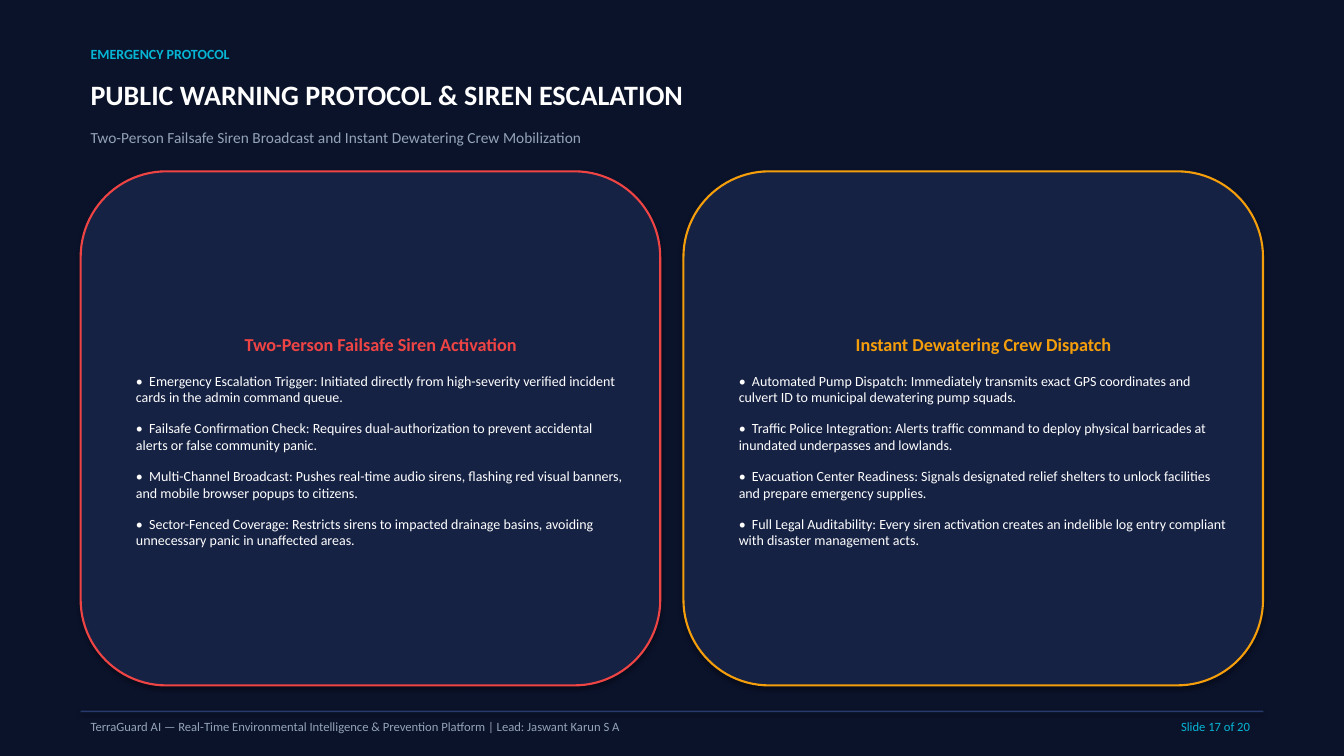
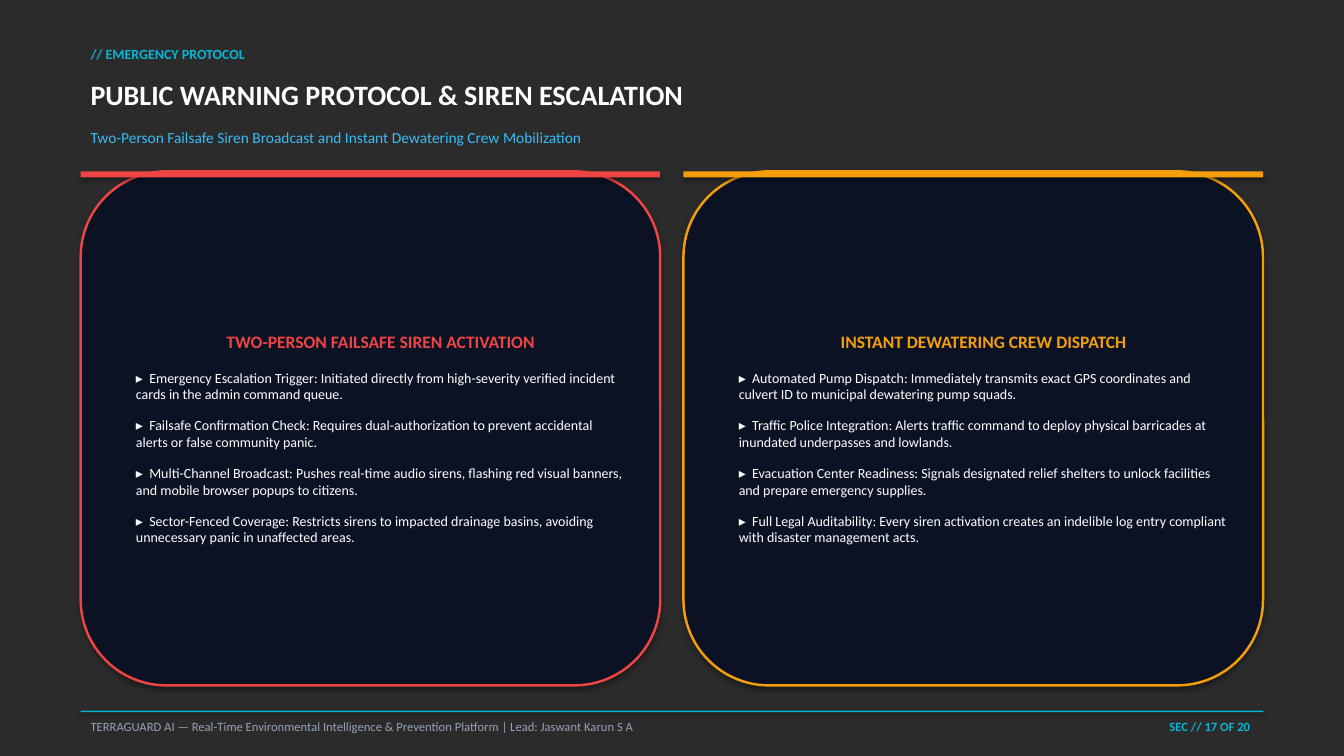
Before and after one commit to Jaswant-Karun/TerraGuard-AI, a slide deck: slide 17 of INFINEX_2K26_TerraGuard_AI_Presentation.pptx. Drawn at 1344x756 pixels with LibreOffice and Linux fonts; fonts in the diff are those of the drawing; background and template pictures are left out; a plain dark background stands for a picture behind light text. Boxes give left, top, right and bottom in pixels: in the first picture for what was removed or moved away, otherwise in the second. Text is boxed around its words. In the diff, an @@ line names an element or a change of style, - is before the commit and + after.

```diff
--- a/INFINEX_2K26_TerraGuard_AI_Presentation.pptx
+++ b/INFINEX_2K26_TerraGuard_AI_Presentation.pptx
@@ background #FFFFFF to picture (left out) @@
@@ rectangle removed at (x1=0, y1=0, x2=1344, y2=756) @@
@@ text at (x1=106, y1=50, x2=245, y2=59): text changed @@
-EMERGENCY PROTOCOL
+// EMERGENCY PROTOCOL
@@ text "Two-Person Failsafe Siren Broadcast and ..." at (x1=91, y1=132, x2=581, y2=146): text colour #94A3B8 to #38BDF8 @@
@@ rounded rectangle "TWO-PERSON FAILSAFE SIREN ACTIVATION" at (x1=81, y1=171, x2=660, y2=686): fill #162244 to #0B1224; outline #EF4444 1.5 pt to #EF4444 1.75 pt @@
@@ rectangle added at (x1=81, y1=171, x2=660, y2=177), fill #EF4444 @@
@@ rounded rectangle "INSTANT DEWATERING CREW DISPATCH" at (x1=684, y1=171, x2=1263, y2=686): fill #162244 to #0B1224; outline #F59E0B 1.5 pt to #F59E0B 1.75 pt @@
@@ rectangle added at (x1=684, y1=171, x2=1263, y2=177), fill #F59E0B @@
@@ text in rounded rectangle at (x1=136, y1=336, x2=622, y2=545): text changed @@
-Two-Person Failsafe Siren Activation
-• Emergency Escalation Trigger: Initiated directly from high-severity verified incident cards in the admin command queue.
-• Failsafe Confirmation Check: Requires dual-authorization to prevent accidental alerts or false community panic.
-• Multi-Channel Broadcast: Pushes real-time audio sirens, flashing red visual banners, and mobile browser popups to citizens.
-• Sector-Fenced Coverage: Restricts sirens to impacted drainage basins, avoiding unnecessary panic in unaffected areas.
+TWO-PERSON FAILSAFE SIREN ACTIVATION
+▸ Emergency Escalation Trigger: Initiated directly from high-severity verified incident cards in the admin command queue.
+▸ Failsafe Confirmation Check: Requires dual-authorization to prevent accidental alerts or false community panic.
+▸ Multi-Channel Broadcast: Pushes real-time audio sirens, flashing red visual banners, and mobile browser popups to citizens.
+▸ Sector-Fenced Coverage: Restricts sirens to impacted drainage basins, avoiding unnecessary panic in unaffected areas.
@@ text in rounded rectangle at (x1=739, y1=336, x2=1226, y2=545): text changed @@
-Instant Dewatering Crew Dispatch
-• Automated Pump Dispatch: Immediately transmits exact GPS coordinates and culvert ID to municipal dewatering pump squads.
-• Traffic Police Integration: Alerts traffic command to deploy physical barricades at inundated underpasses and lowlands.
-• Evacuation Center Readiness: Signals designated relief shelters to unlock facilities and prepare emergency supplies.
-• Full Legal Auditability: Every siren activation creates an indelible log entry compliant with disaster management acts.
+INSTANT DEWATERING CREW DISPATCH
+▸ Automated Pump Dispatch: Immediately transmits exact GPS coordinates and culvert ID to municipal dewatering pump squads.
+▸ Traffic Police Integration: Alerts traffic command to deploy physical barricades at inundated underpasses and lowlands.
+▸ Evacuation Center Readiness: Signals designated relief shelters to unlock facilities and prepare emergency supplies.
+▸ Full Legal Auditability: Every siren activation creates an indelible log entry compliant with disaster management acts.
@@ rectangle at (x1=81, y1=711, x2=1263, y2=712): fill #283A6B to #06B6D4 @@
@@ text at (x1=91, y1=722, x2=633, y2=733): text changed @@
-TerraGuard AI — Real-Time Environmental Intelligence & Prevention Platform | Lead: Jaswant Karun S A
+TERRAGUARD AI — Real-Time Environmental Intelligence & Prevention Platform | Lead: Jaswant Karun S A
@@ text at (x1=1169, y1=722, x2=1250, y2=731): text changed; bold on @@
-Slide 17 of 20
+SEC // 17 OF 20
```
Also in this commit, not shown: 14 other slides changed, 5 slides added, 5 slides removed, 9 other files.
